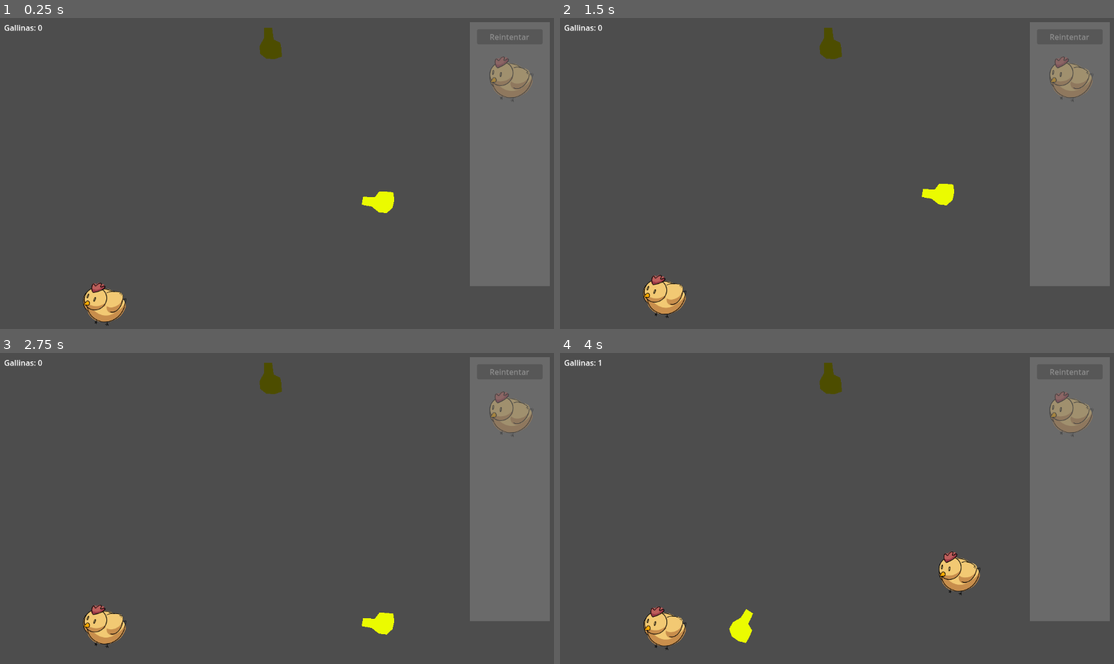
Above: before the commit, frames 1-4 (two rows, left to right).
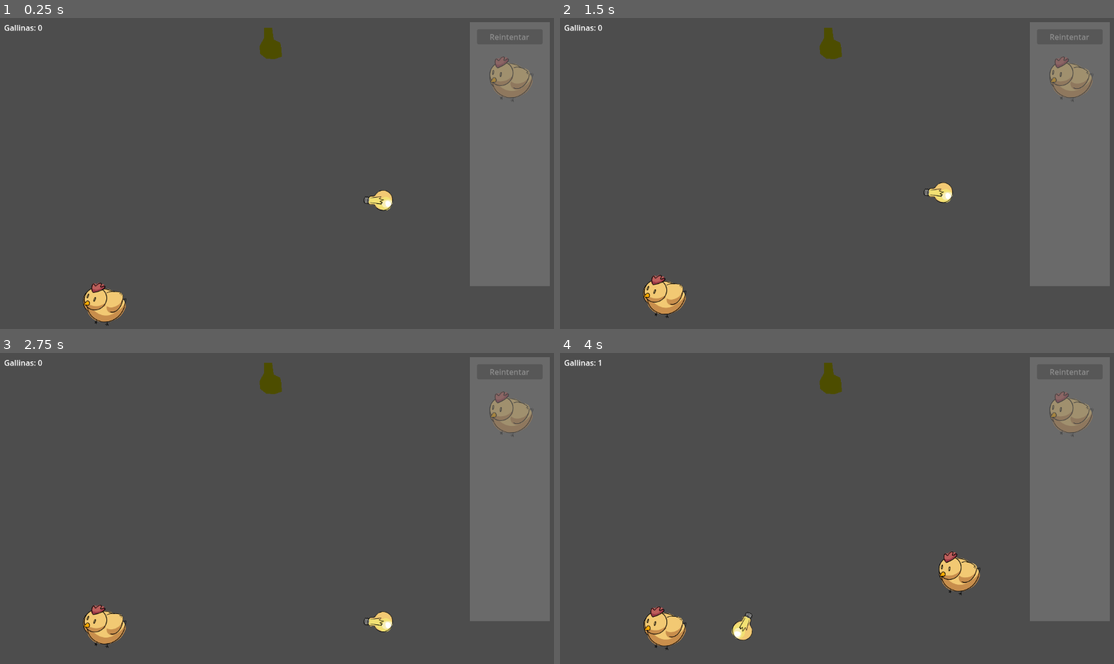
Above: after the commit, the same moments.

Repository: JuanFdS/ggj2024
Game: Godot game, scene res://Habitacion.tscn
Same seed, same stepped clock (60 frames per second), same inputs: the game is played once before the commit and once after it.
Inputs (mouse positions are in pixels of both pictures, inside the frame that each line leads up to):
- Up to frame 1 (0.25 s): no input
- Up to frame 2 (1.5 s): click "Reintentar" at 0.5 s; click "Reintentar" at 1.25 s
- Up to frame 3 (2.75 s): click "Reintentar" at 2 s
- Up to frame 4 (4 s): tap Enter at 2.75 s; move the mouse to (958, 492) at 2.77 s; hold Up (ui_up) 2.78-3.53 s; click (958, 492) at 2.92 s; move the mouse to (726, 524) at 3.52 s; hold Down (ui_down) from 3.53 s (still down)

The runs differ from the first frame. In frame 1, 0.3% of the frame differs, in the area x 65-72%, y 55-63%; in frame 2, 0.3%; in frame 3, 0.3%; in frame 4, 0.3%.

Commit message:
Reiniciar estado del juego cuando se reinicia

Diff:
--- a/EstadoDelJuego.gd
+++ b/EstadoDelJuego.gd
@@ -4,12 +4,11 @@
 
 var tipo_de_cosa_seleccionada: PackedScene
 var cantidad_de_cosas: int
-var ganado: bool = false
+var ganado: bool
 
 # Called when the node enters the scene tree for the first time.
 func _ready():
 	inicializar()
-
 
 # Called every frame. 'delta' is the elapsed time since the previous frame.
 func spawnear_cosa() -> RigidBody2D:
@@ -19,6 +18,7 @@
 func inicializar():
 	cantidad_de_cosas = 0
 	tipo_de_cosa_seleccionada = GALLINA
+	ganado = false
 
 func reiniciar():
 	inicializar()
--- a/Habitacion.tscn
+++ b/Habitacion.tscn
@@ -1,7 +1,7 @@
-[gd_scene load_steps=19 format=3 uid="uid://cpccuxm74oow3"]
+[gd_scene load_steps=16 format=3 uid="uid://cpccuxm74oow3"]
 
 [ext_resource type="Script" path="res://Habitacion.gd" id="1_i1ca1"]
-[ext_resource type="Script" path="res://LamparitaNueva.gd" id="2_xrxmd"]
+[ext_resource type="PackedScene" uid="uid://2petxoiduwhd" path="res://Cosas/Lamparita/LamparitaNueva.tscn" id="2_sn8kj"]
 [ext_resource type="PackedScene" uid="uid://cr7eculfvr0fs" path="res://Gallina.tscn" id="3_2a7ha"]
 [ext_resource type="AudioStream" uid="uid://m00i60fa0h3b" path="res://Sounds/spawn_1.wav" id="3_mpgl4"]
 [ext_resource type="Texture2D" uid="uid://cmkbbdvwgvn5g" path="res://Assets/Pollo1.png" id="4_ru17d"]
@@ -21,16 +21,6 @@
 
 [sub_resource type="CircleShape2D" id="CircleShape2D_66xfx"]
 radius = 30.0
-
-[sub_resource type="PhysicsMaterial" id="PhysicsMaterial_1633i"]
-friction = 0.7
-bounce = 1.0
-
-[sub_resource type="CircleShape2D" id="CircleShape2D_o31s1"]
-radius = 13.0
-
-[sub_resource type="RectangleShape2D" id="RectangleShape2D_du3yr"]
-size = Vector2(75, 36)
 
 [sub_resource type="LabelSettings" id="LabelSettings_ppkp1"]
 font_size = 50
@@ -83,34 +73,7 @@
 position = Vector2(-3, -4)
 shape = SubResource("CircleShape2D_66xfx")
 
-[node name="LamparitaNueva" type="RigidBody2D" parent="."]
-position = Vector2(752, 352)
-collision_layer = 0
-collision_mask = 2147483649
-physics_material_override = SubResource("PhysicsMaterial_1633i")
-sleeping = true
-max_contacts_reported = 1
-contact_monitor = true
-script = ExtResource("2_xrxmd")
-
-[node name="Polygon2D2" type="Polygon2D" parent="LamparitaNueva"]
-position = Vector2(-109.428, 564.89)
-rotation = -1.39289
-color = Color(0.921569, 0.988235, 0, 1)
-polygon = PackedVector2Array(566, 9, 566, 30, 557, 47, 558, 63, 571, 73, 588, 74, 603, 69, 602, 52, 600, 40, 586, 33, 583, 9)
-
-[node name="AreaRosca" type="Area2D" parent="LamparitaNueva"]
-unique_name_in_owner = true
-position = Vector2(8.57166, 1.89014)
-collision_layer = 0
-collision_mask = 4
-
-[node name="CollisionShape2D" type="CollisionShape2D" parent="LamparitaNueva/AreaRosca"]
-shape = SubResource("CircleShape2D_o31s1")
-
-[node name="CollisionShape2D" type="CollisionShape2D" parent="LamparitaNueva"]
-position = Vector2(29.5717, -0.109863)
-shape = SubResource("RectangleShape2D_du3yr")
+[node name="LamparitaNueva" parent="." instance=ExtResource("2_sn8kj")]
 
 [node name="Gallina" parent="." instance=ExtResource("3_2a7ha")]
 
